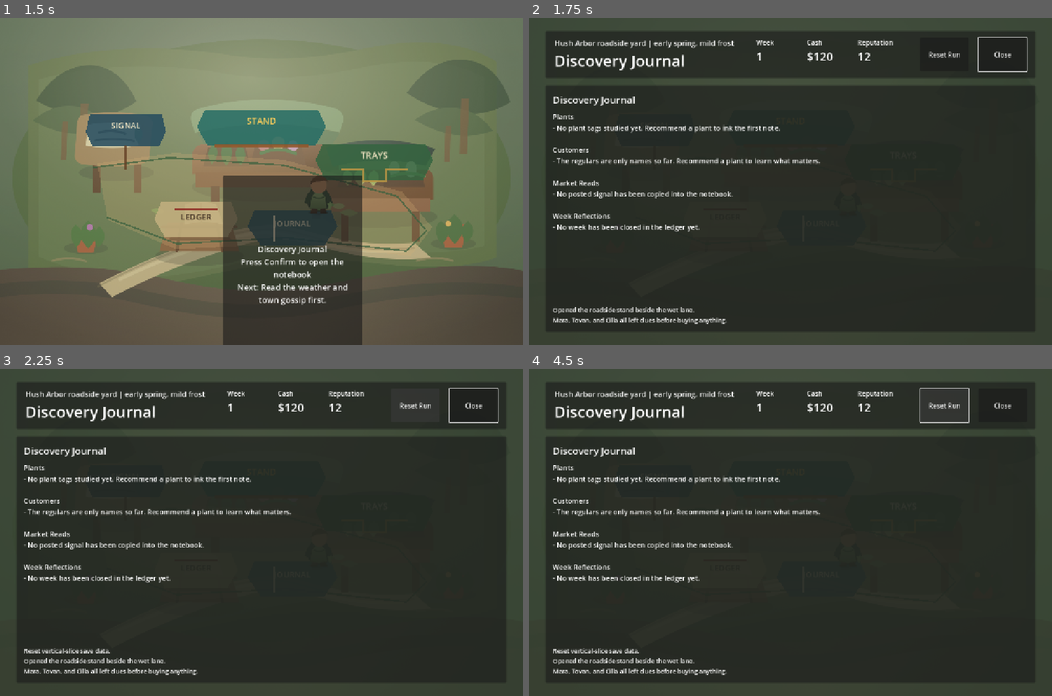
Above: before the commit, frames 1-4 (two rows, left to right).
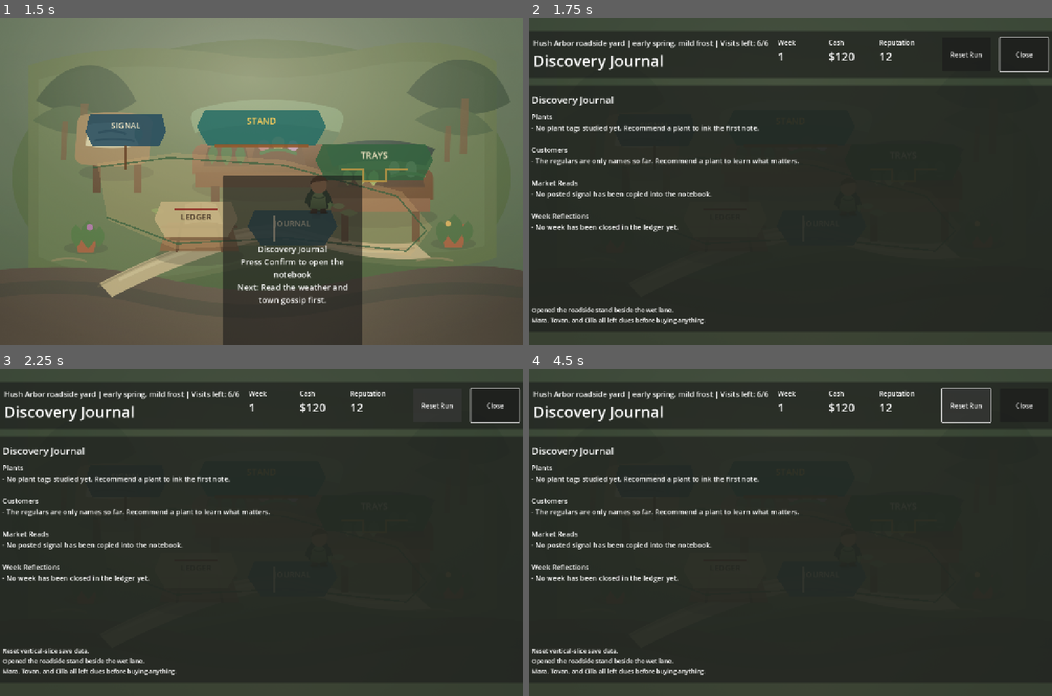
Above: after the commit, the same moments.

Repository: ethan-adams/garden-nursery
Game: Godot game, scene res://scenes/main/main.tscn
The game is run twice, just before and just after one commit, with the same random seed, the same clock (stepped at 60 frames per second) and the same inputs.
Inputs:
- Up to frame 1 (1.5 s): tap Enter (ui_accept) at 0.5, 0.77 s; hold Right (ui_right) 0.53-1.28 s; hold Down (ui_down) from 1.28 s (still down)
- Up to frame 2 (1.75 s): keep holding Down (ui_down); tap Enter (ui_accept) at 1.52 s
- Up to frame 3 (2.25 s): release Down (ui_down) at 2 s; click "Reset Run" at 2 s
- Up to frame 4 (4.5 s): hold Right (ui_right) 2.78-3.53 s; hold Up (ui_up) 3.53-4.28 s; hold Left (ui_left) from 4.28 s (still down)

Frame 1 is identical in both runs. In frame 2, 8.9% of the frame differs, in the area x 0-100%, y 4-94%; in frame 3, 9.1%; in frame 4, 9.1%.

Commit message:
feat: give the week a real action economy
The week had no teeth: recommend/restock had no per-week cap, restock
cost 55% of retail while strong sales paid a premium, so buy-restock and
spam-recommend printed money — and reputation was written everywhere and
read by nothing.

Introduce a weekly pool of "visits" (the meaningful things you can do at
the stand before closing the week). Recommending, restocking, and
starting a propagation tray each spend one; a plant can only be pitched
to the regulars once per week; when the pool empties the stand gently
refuses until the week is closed. The budget is 4 + reputation/6 capped
at 8, so reputation is consumed as the thing that sets how busy a week
is — standing earned now buys more room to act next week. Kept gentle:
scarcity creates a choice (sell now, restock, or propagate for later),
refusals are worded warmly, and the header shows visits left.

The visit pool persists in the save with a migration that opens legacy
saves to a full week. Covered by GDScript behavioral tests (limits,
refresh on close, the closed restock-recommend loop, per-action gates,
reputation scaling, save/load round-trip) and an agent-check guard.
docs/decisions.md, docs/roadmap.md, and the save-format doc updated.

Closes #93

Harness-Managed: true

Diff:
--- a/godot/scripts/core/nursery_run_state.gd
+++ b/godot/scripts/core/nursery_run_state.gd
@@ -2,6 +2,17 @@
 extends RefCounted
 
 const NurseryRules := preload("res://scripts/core/nursery_rules.gd")
+
+# Weekly action economy (issue #93). The week grants a small pool of "visits" — the
+# meaningful things you can do at the stand before the week closes. Recommending,
+# restocking, and starting a propagation tray each spend one, so infinite intra-week
+# money loops (buy-restock / spam-recommend) close and the week becomes a real
+# constraint. Reputation is consumed here: a better-regarded stand draws a busier week,
+# so standing earned now buys more room to act next week. Kept gentle — scarcity should
+# create decisions, not punishment.
+const WEEK_ACTION_BASE := 4
+const WEEK_ACTION_REPUTATION_STEP := 6
+const WEEK_ACTION_MAX := 8
 
 var plants: Array = []
 var customers: Array = []
@@ -29,6 +40,9 @@
 var weekly_restock_spend := 0
 var weekly_restocked_plants := 0
 var weekly_plants_sold := 0
+var weekly_recommended_plant_ids: Array[String] = []
+var week_action_allowance := 0
+var week_actions_remaining := 0
 var log_lines: Array[String] = []
 
 
@@ -46,11 +60,12 @@
 	propagation_trays = []
 	propagation_capacity = 3
 	next_propagation_tray_id = 1
-	reset_week_tracking()
 	var starting_state: Dictionary = region.get("starting_state", {})
 	week = int(starting_state.get("week", week))
 	cash = int(starting_state.get("cash", cash))
 	reputation = int(starting_state.get("reputation", reputation))
+	# After reputation is known, so the first week's visit allowance reflects it.
+	reset_week_tracking()
 	selected_signal_index = 0
 	if not plants.is_empty():
 		selected_plant_id = plants[0].get("id", "")
@@ -69,6 +84,16 @@
 	var plant := find_plant(plant_id)
 	if plant.is_empty():
 		return {}
+	if weekly_recommended_plant_ids.has(plant_id):
+		return {
+			"outcome_text": "%s already had its turn with the regulars this week. A second pitch the same week won't land differently — try another plant, or close the ledger to reset the visits." % plant.get("name", "That plant"),
+			"log": "Skipped re-pitching %s; already recommended this week." % plant.get("name", "a plant")
+		}
+	if not has_week_action():
+		return {
+			"outcome_text": no_visits_left_text("recommend another plant"),
+			"log": "No visits left to recommend %s this week." % plant.get("name", "a plant")
+		}
 	var signal_data := current_signal()
 	remember_discovery("plants", plant.get("id", ""))
 	remember_discovery("signals", signal_data.get("id", ""))
@@ -112,6 +137,8 @@
 		sale_total,
 		reputation_total
 	])
+	weekly_recommended_plant_ids.append(plant_id)
+	spend_week_action()
 	return {
 		"outcome_text": recommendation_text(plant, signal_data, lines, sold_count, sale_total, reputation_total),
 		"log": "Recommended %s to the regulars: %d sale%s, %+d reputation." % [
@@ -141,6 +168,10 @@
 	var profile := propagation_profile(plant)
 	if plant.is_empty() or profile.is_empty():
 		return {}
+	if not has_week_action():
+		return {
+			"outcome_text": no_visits_left_text("start a propagation tray")
+		}
 	var cost := int(profile.get("cost", 0))
 	if cash < cost:
 		return {
@@ -162,6 +193,7 @@
 	}
 	next_propagation_tray_id += 1
 	propagation_trays.append(tray)
+	spend_week_action()
 	return {
 		"outcome_text": "You set a %s tray in slot %d of %d. It will need %d week%s before it can join inventory.\n%s" % [
 			plant.get("name", "plant"),
@@ -179,6 +211,10 @@
 	var plant := find_plant(selected_plant_id)
 	if plant.is_empty():
 		return {}
+	if not has_week_action():
+		return {
+			"outcome_text": no_visits_left_text("place a supplier order")
+		}
 	var quote := restock_quote(plant)
 	if not bool(quote.get("can_order", false)):
 		return {
@@ -190,6 +226,7 @@
 	plant["starting_stock"] = int(plant.get("starting_stock", 0)) + quantity
 	weekly_restock_spend += cost
 	weekly_restocked_plants += quantity
+	spend_week_action()
 	return {
 		"outcome_text": "Ordered %d %s for $%d wholesale. Shelf stock is now %d, with about $%d margin if demand holds." % [
 			quantity,
@@ -410,6 +447,8 @@
 		"resolved_events": resolved_events,
 		"discoveries": selected_discoveries,
 		"week_reflections": journal_week_reflections,
+		"week_action_allowance": week_action_allowance,
+		"week_actions_remaining": week_actions_remaining,
 		"weekly_activity": weekly_activity_snapshot()
 	}
 
@@ -433,6 +472,9 @@
 	selected_discoveries = sanitize_discoveries(saved_state.get("discoveries", {}))
 	journal_week_reflections = strings_from(saved_state.get("week_reflections", [])).slice(0, 6)
 	apply_weekly_activity(saved_state.get("weekly_activity", {}))
+	# Migration: saves from before the weekly action economy grant a fresh full week.
+	week_action_allowance = maxi(1, int(saved_state.get("week_action_allowance", week_action_budget())))
+	week_actions_remaining = clampi(int(saved_state.get("week_actions_remaining", week_action_allowance)), 0, week_action_allowance)
 	if find_plant(selected_plant_id).is_empty() and not plants.is_empty():
 		selected_plant_id = plants[0].get("id", "")
 	_repair_next_propagation_tray_id()
@@ -448,6 +490,32 @@
 	weekly_restock_spend = 0
 	weekly_restocked_plants = 0
 	weekly_plants_sold = 0
+	weekly_recommended_plant_ids = []
+	week_action_allowance = week_action_budget()
+	week_actions_remaining = week_action_allowance
+
+
+# How many stand actions this week affords. Grows gently with reputation (a busier stand
+# as word spreads), capped so it can never re-open an infinite loop.
+func week_action_budget() -> int:
+	var bonus := clampi(reputation / WEEK_ACTION_REPUTATION_STEP, 0, WEEK_ACTION_MAX - WEEK_ACTION_BASE)
+	return WEEK_ACTION_BASE + bonus
+
+
+func has_week_action() -> bool:
+	return week_actions_remaining > 0
+
+
+func spend_week_action() -> void:
+	week_actions_remaining = maxi(0, week_actions_remaining - 1)
+
+
+func no_visits_left_text(next_action: String) -> String:
+	return "The week's visits are spent (%d of %d used). Close the ledger week to reopen the stand before you %s." % [
+		week_action_allowance,
+		week_action_allowance,
+		next_action
+	]
 
 
 func current_signal() -> Dictionary:
@@ -728,7 +796,8 @@
 		"bench_spend": weekly_bench_spend,
 		"restock_spend": weekly_restock_spend,
 		"restocked_plants": weekly_restocked_plants,
-		"plants_sold": weekly_plants_sold
+		"plants_sold": weekly_plants_sold,
+		"recommended_plant_ids": weekly_recommended_plant_ids
 	}
 
 
@@ -743,6 +812,7 @@
 	weekly_restock_spend = int(activity_data.get("restock_spend", 0))
 	weekly_restocked_plants = int(activity_data.get("restocked_plants", 0))
 	weekly_plants_sold = int(activity_data.get("plants_sold", 0))
+	weekly_recommended_plant_ids = strings_from(activity_data.get("recommended_plant_ids", []))
 
 
 func sanitize_dictionary(value) -> Dictionary:
--- a/godot/scripts/ui/nursery_stand.gd
+++ b/godot/scripts/ui/nursery_stand.gd
@@ -113,7 +113,11 @@
 	week_label.text = str(run_state.week)
 	cash_label.text = "$%d" % run_state.cash
 	reputation_label.text = str(run_state.reputation)
-	region_label.text = "Hush Arbor roadside yard | %s" % _calendar_header_text()
+	region_label.text = "Hush Arbor roadside yard | %s | Visits left: %d/%d" % [
+		_calendar_header_text(),
+		run_state.week_actions_remaining,
+		run_state.week_action_allowance
+	]
 	_render_signal()
 	_render_inventory()
 	_render_customers()
--- a/godot/tests/run_tests.gd
+++ b/godot/tests/run_tests.gd
@@ -11,9 +11,37 @@
 # playthrough harness; keep additions small and readable.
 
 const NurseryRules = preload("res://scripts/core/nursery_rules.gd")
+const NurseryRunState = preload("res://scripts/core/nursery_run_state.gd")
 
 var _failures: Array[String] = []
 var _current := ""
+
+# Build a run state from the real shipped catalogs, the same way nursery_stand.gd does,
+# so tests exercise actual game data rather than fixtures that can drift from it.
+func _fresh_run_state() -> NurseryRunState:
+	var rs := NurseryRunState.new()
+	var region: Dictionary = _read_json("res://data/regions/hush_arbor.json")
+	var dialogue: Dictionary = _read_json("res://data/dialogue/writing_sample_pack.json")
+	var plants: Array = _read_json("res://data/plants/starter_plants.json").get("plants", [])
+	var customers: Array = _read_json("res://data/customers/hush_arbor_archetypes.json").get("customers", [])
+	rs.setup(plants, customers, region, dialogue)
+	return rs
+
+func _read_json(path: String) -> Dictionary:
+	var file := FileAccess.open(path, FileAccess.READ)
+	if file == null:
+		return {}
+	var parsed = JSON.parse_string(file.get_as_text())
+	if typeof(parsed) != TYPE_DICTIONARY:
+		return {}
+	return parsed
+
+func _in_stock_plant_ids(rs: NurseryRunState) -> Array:
+	var ids := []
+	for plant in rs.plants:
+		if int(plant.get("starting_stock", 0)) > 0:
+			ids.append(plant.get("id", ""))
+	return ids
 
 func _initialize() -> void:
 	var tests := []
@@ -91,3 +119,99 @@
 	expect(sprite != null, "GardenerSprite node must exist")
 	expect(sprite != null and sprite.texture != null, "GardenerSprite must carry an imported texture, not load one at runtime")
 	player.free()
+
+# --- weekly action economy (issue #93) ---
+
+func test_week_action_budget_scales_with_reputation() -> void:
+	var rs := NurseryRunState.new()
+	rs.reputation = 0
+	expect(rs.week_action_budget() == NurseryRunState.WEEK_ACTION_BASE, "a quiet stand gets the base visit budget")
+	rs.reputation = NurseryRunState.WEEK_ACTION_REPUTATION_STEP
+	expect(rs.week_action_budget() == NurseryRunState.WEEK_ACTION_BASE + 1, "reputation buys extra visits, one step at a time")
+	rs.reputation = 10_000
+	expect(rs.week_action_budget() == NurseryRunState.WEEK_ACTION_MAX, "the visit budget is capped so it can't re-open an infinite loop")
+	rs.reputation = -50
+	expect(rs.week_action_budget() == NurseryRunState.WEEK_ACTION_BASE, "a poor reputation never drops below the base budget")
+
+func test_week_actions_are_limited_and_refresh_on_close() -> void:
+	var rs := _fresh_run_state()
+	var allowance: int = rs.week_action_allowance
+	expect(allowance > 0, "a fresh week grants at least one visit")
+	var stocked := _in_stock_plant_ids(rs)
+	expect(stocked.size() > allowance, "need more in-stock plants than the allowance to exhaust it on distinct plants")
+
+	# Spend the whole allowance on distinct in-stock plants.
+	for i in range(allowance):
+		rs.recommend_plant(stocked[i])
+	expect(rs.week_actions_remaining == 0, "recommending distinct plants spends the week's visits down to zero")
+
+	# One more recommendation, on a not-yet-pitched plant, is refused with no cash change.
+	var cash_before: int = rs.cash
+	var blocked := rs.recommend_plant(stocked[allowance])
+	expect(String(blocked.get("outcome_text", "")).contains("visits are spent"), "recommending past the limit is gently refused")
+	expect(rs.cash == cash_before, "a refused recommendation must not move cash")
+
+	# Closing the week refreshes the pool.
+	rs.advance_week()
+	expect(rs.week_actions_remaining == rs.week_action_allowance, "closing the week reopens the stand's visits")
+
+func test_restock_recommend_arbitrage_is_closed() -> void:
+	var rs := _fresh_run_state()
+	rs.cash = 10_000  # plenty of cash, so only the action economy can stop a loop
+	var stocked := _in_stock_plant_ids(rs)
+	expect(stocked.size() > 0, "need an in-stock plant")
+	var plant_id: String = stocked[0]
+
+	# First pitch of the plant works and spends a visit.
+	rs.recommend_plant(plant_id)
+
+	# The old exploit: restock the same plant and re-pitch it in the same week.
+	rs.selected_plant_id = plant_id
+	rs.restock_selected_plant()
+	var cash_before_repitch: int = rs.cash
+	var repitch := rs.recommend_plant(plant_id)
+	expect(String(repitch.get("outcome_text", "")).contains("already had its turn"), "the same plant can't be re-pitched the same week")
+	expect(rs.cash == cash_before_repitch, "a blocked re-pitch earns nothing — the buy-restock/spam-recommend loop is closed")
+
+func test_restock_and_propagation_gate_on_the_week_budget() -> void:
+	var rs := _fresh_run_state()
+	rs.cash = 10_000  # cash is never the blocker here — only the visit budget is
+	var stocked := _in_stock_plant_ids(rs)
+	expect(stocked.size() > 0, "need an in-stock plant")
+
+	# Pick a plant that can actually propagate, so the visit gate (not a missing profile)
+	# is what stops it.
+	var propagatable := ""
+	for id in stocked:
+		if not rs.propagation_profile(rs.find_plant(id)).is_empty():
+			propagatable = id
+			break
+	expect(propagatable != "", "need a plant with a propagation profile")
+	rs.selected_plant_id = propagatable
+
+	# Spend the week down to zero visits.
+	rs.week_actions_remaining = 0
+
+	var restock := rs.restock_selected_plant()
+	expect(String(restock.get("outcome_text", "")).contains("visits are spent"), "restock is refused when the week's visits are spent")
+	var prop := rs.start_propagation()
+	expect(String(prop.get("outcome_text", "")).contains("visits are spent"), "starting a tray is refused when the week's visits are spent")
+	expect(rs.propagation_trays.is_empty(), "no tray is created once visits are spent")
+
+func test_action_economy_survives_save_load() -> void:
+	var rs := _fresh_run_state()
+	var stocked := _in_stock_plant_ids(rs)
+	rs.recommend_plant(stocked[0])
+	var remaining: int = rs.week_actions_remaining
+	var snapshot := rs.save_state_snapshot()
+
+	var restored := _fresh_run_state()
+	restored.apply_saved_state(snapshot)
+	expect(restored.week_actions_remaining == remaining, "remaining visits round-trip through save/load")
+	expect(restored.weekly_recommended_plant_ids.has(stocked[0]), "already-pitched plants round-trip through save/load")
+
+	# Migration: a pre-feature save (no action keys) restores to a full, usable week.
+	var legacy := _fresh_run_state()
+	legacy.apply_saved_state({"week": 3, "cash": 100, "reputation": 12})
+	expect(legacy.week_action_allowance > 0, "a legacy save migrates to a full week allowance")
+	expect(legacy.week_actions_remaining == legacy.week_action_allowance, "a legacy save opens with all visits available")
Not shown, changed: docs/decisions.md
Not shown, changed: docs/roadmap.md
Not shown, changed: docs/vertical-slice-save-format.md
Not shown, changed: scripts/agent-check.mjs
